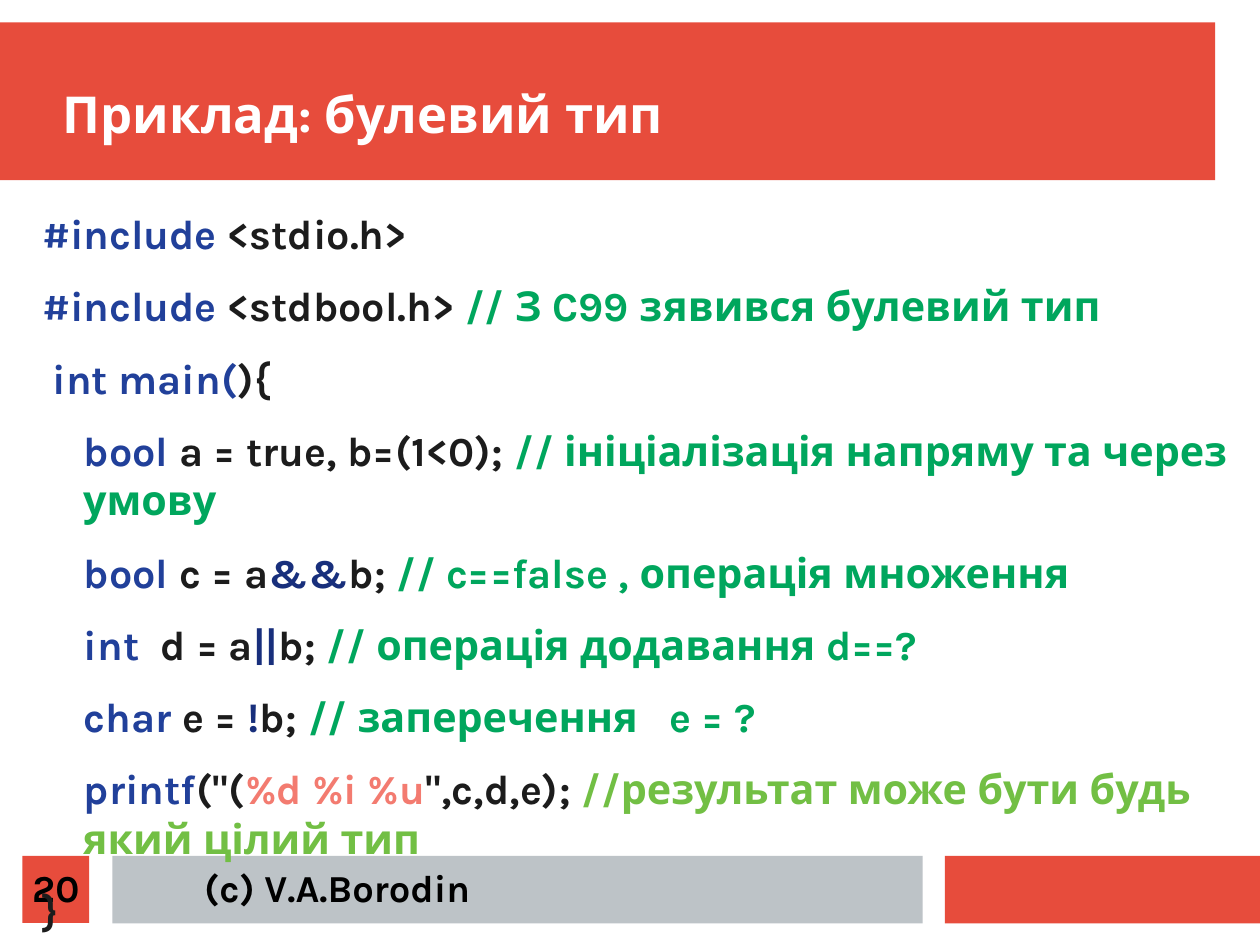
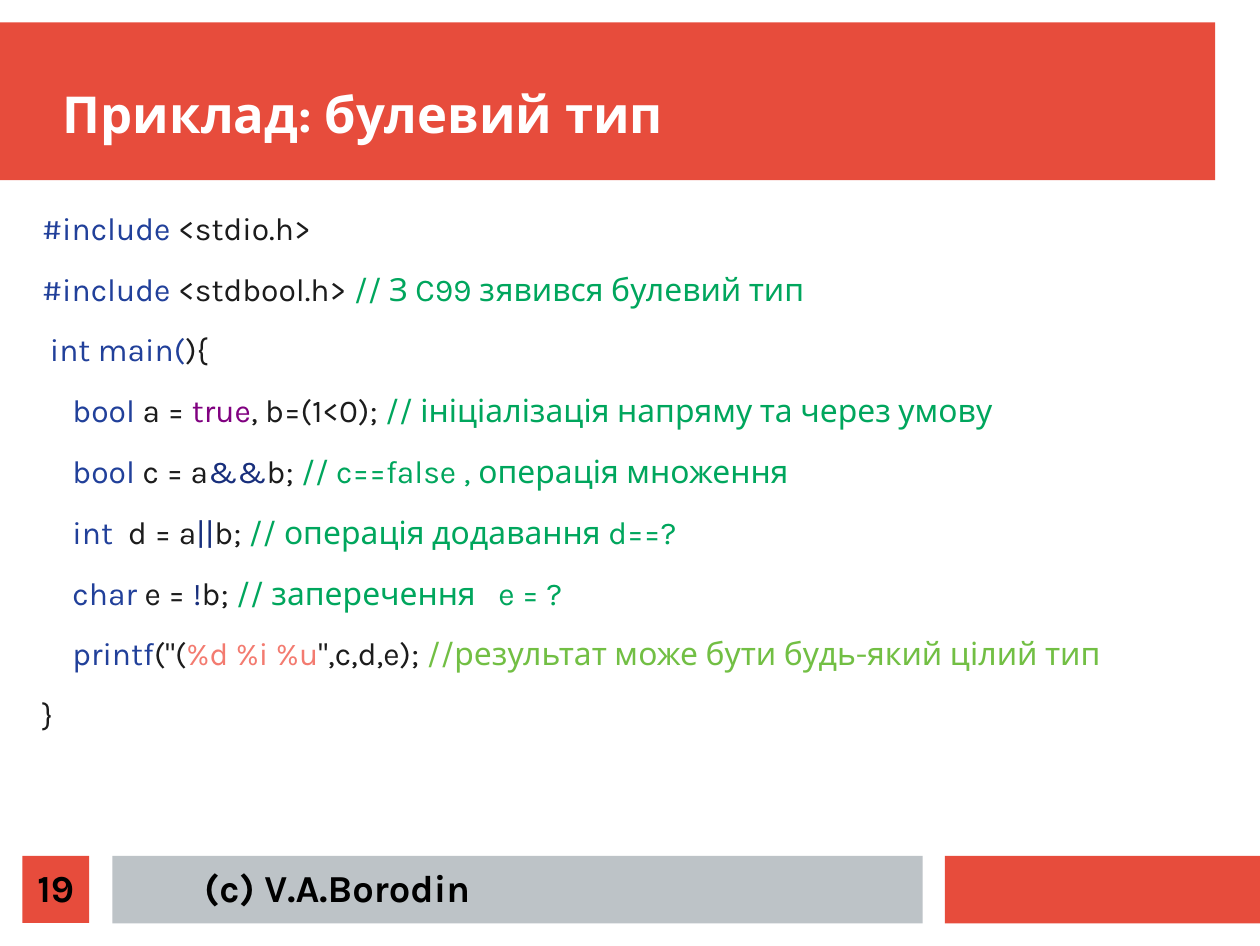
Before and after one commit to mecchmatProjects/CppCourse, a slide deck: slide 19 of Lect02/CppTutorUkr1.ppt (slide 20 before the commit). Drawn at 1260x946 pixels with LibreOffice and Linux fonts; fonts in the diff are those of the drawing. Boxes give left, top, right and bottom in pixels: in the first picture for what was removed or moved away, otherwise in the second. Text is boxed around its words. In the diff, an @@ line names an element or a change of style, - is before the commit and + after.

```diff
--- a/Lect02/CppTutorUkr1.ppt
+++ b/Lect02/CppTutorUkr1.ppt
@@ text at box(42, 218, 992, 613): size 26 to 20 pt, bold off in "#include <stdio.h>", "#include <stdbool.h> // З C99 зявився булевий ...", "int main(){", "bool a = true, b=(1<0); // ініціалізація ..." and 4 more places; text colour #1C1C1C to #800080 in "true," @@
@@ text at box(72, 641, 1100, 673): text changed; size 26 to 20 pt; bold off @@
-printf("(%d %i %u",c,d,e); //результат може бути будь який цілий тип
+printf("(%d %i %u",c,d,e); //результат може бути будь-який цілий тип
@@ page number at box(37, 876, 74, 903): text changed @@
-20
+19
```
Also in this commit, not shown: 13 other slides changed, 2 slides added, 2 slides removed, 4 other files.
